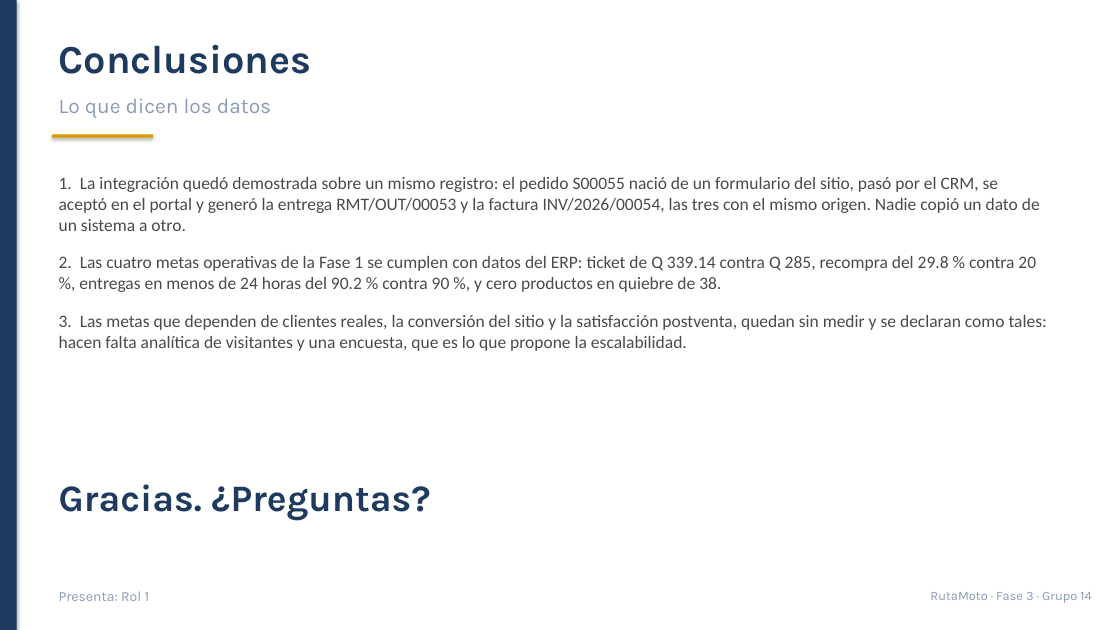
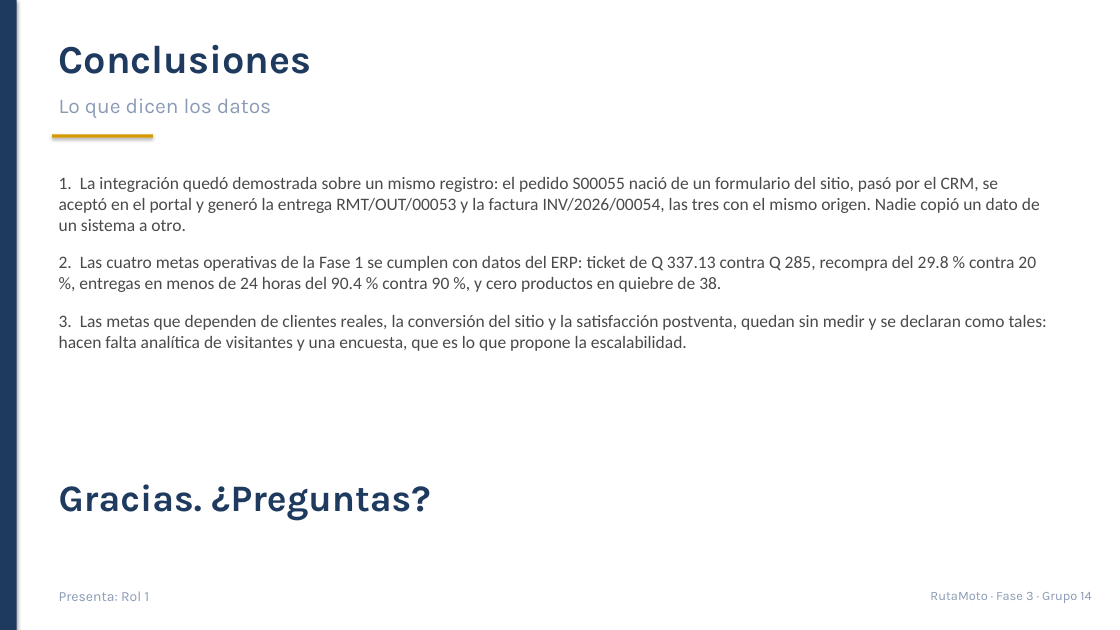
Before and after one commit to Santiago78op/SOG-G14-Proyecto, a slide deck: slide 14 of Entrega_Fase3_Grupo14/5_Presentacion/Presentacion_Fase3_Grupo14.pptx. Drawn at 1120x630 pixels with LibreOffice and Linux fonts; fonts in the diff are those of the drawing. Boxes give left, top, right and bottom in pixels: in the first picture for what was removed or moved away, otherwise in the second. Text is boxed around its words. In the diff, an @@ line names an element or a change of style, - is before the commit and + after.

Commit message:
Fase 3: cifras de cierre al corte de la medianoche del 24-10
Entro un pedido mas despues de generar el informe. Se actualizaron las cifras
en las secciones 5.5, 6, 10, 11, 12 y 14, en la tabla de validacion de reportes,
en la presentacion y en el LEEME: 64 pedidos por Q 21,576.00, ticket Q 337.13,
entregas en menos de 24 h 90.4 %, 65 facturas publicadas y 46 cobradas.

```diff
--- a/Entrega_Fase3_Grupo14/5_Presentacion/Presentacion_Fase3_Grupo14.pptx
+++ b/Entrega_Fase3_Grupo14/5_Presentacion/Presentacion_Fase3_Grupo14.pptx
@@ text at (59, 256, 1036, 292): text changed @@
-2. Las cuatro metas operativas de la Fase 1 se cumplen con datos del ERP: ticket de Q 339.14 contra Q 285, recompra del 29.8 % contra 20 %, entregas en menos de 24 horas del 90.2 % contra 90 %, y cero productos en quiebre de 38.
+2. Las cuatro metas operativas de la Fase 1 se cumplen con datos del ERP: ticket de Q 337.13 contra Q 285, recompra del 29.8 % contra 20 %, entregas en menos de 24 horas del 90.4 % contra 90 %, y cero productos en quiebre de 38.
```
Also in this commit, not shown: 1 other slide changed, 4 other files.
